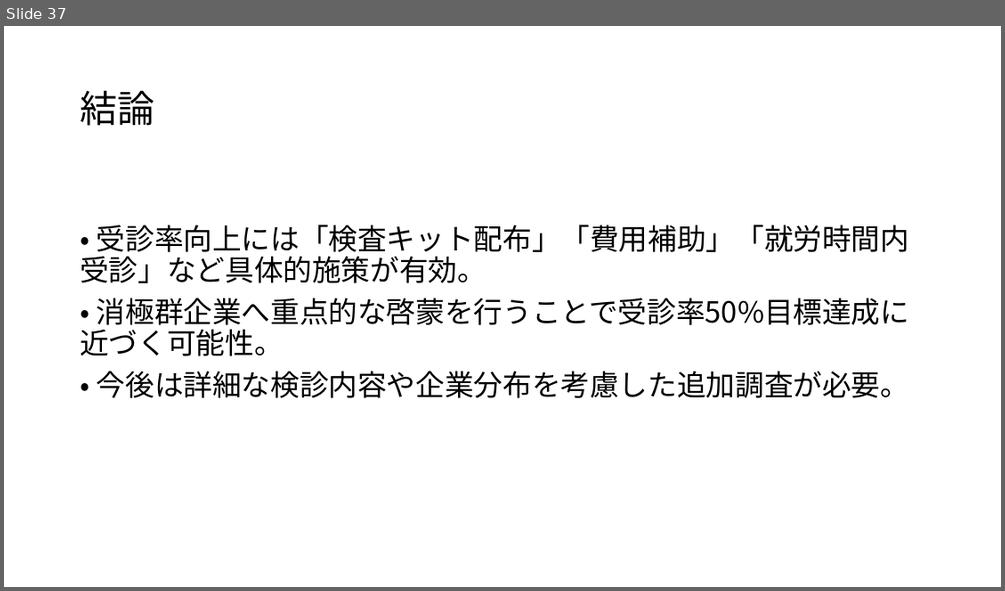
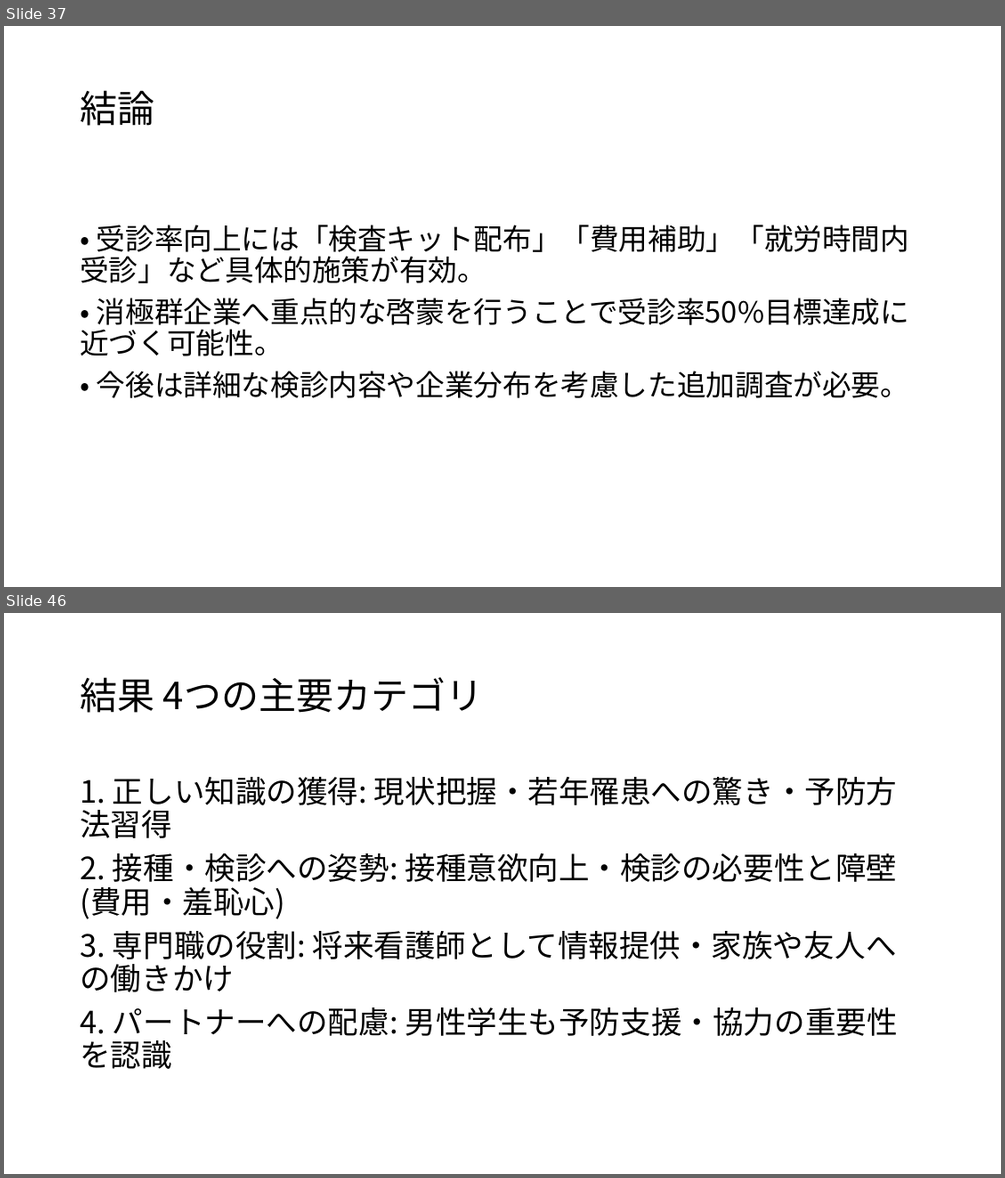
Before and after one commit to btanaka-econ/health-econ, a slide deck: cancer_screening/cancer_screening.pptx. Shown one above the other, each under a label of ours: slide 37 before the commit, slides 37 and 46 after it; the slides between them are not shown. The pictures are 1005x591 and 1005x1178 pixels, drawn with LibreOffice and Linux fonts; fonts in the diff are those of the drawing. Boxes give left, top, right and bottom in pixels: in the first picture for what was removed or moved away, otherwise in the second. Text is boxed around its words. In the diff, an @@ line names an element or a change of style, - is before the commit and + after.

Commit message:
added new slides.

```diff
--- a/cancer_screening/cancer_screening.pptx
+++ b/cancer_screening/cancer_screening.pptx
@@ slide 46 added at (x1=4, y1=613, x2=1001, y2=1174), background #FFFFFF @@
@@ title added at (x1=80, y1=677, x2=483, y2=713), 36 pt, text #000000 @@
+結果 4つの主要カテゴリ
@@ text added at (x1=80, y1=777, x2=898, y2=1069), 29.6 pt, text #000000 @@
+1. 正しい知識の獲得: 現状把握・若年罹患への驚き・予防方法習得
+2. 接種・検診への姿勢: 接種意欲向上・検診の必要性と障壁 (費用・羞恥心)
+3. 専門職の役割: 将来看護師として情報提供・家族や友人への働きかけ
+4. パートナーへの配慮: 男性学生も予防支援・協力の重要性を認識
```
Also in this commit, not shown: 9 other slides added.
